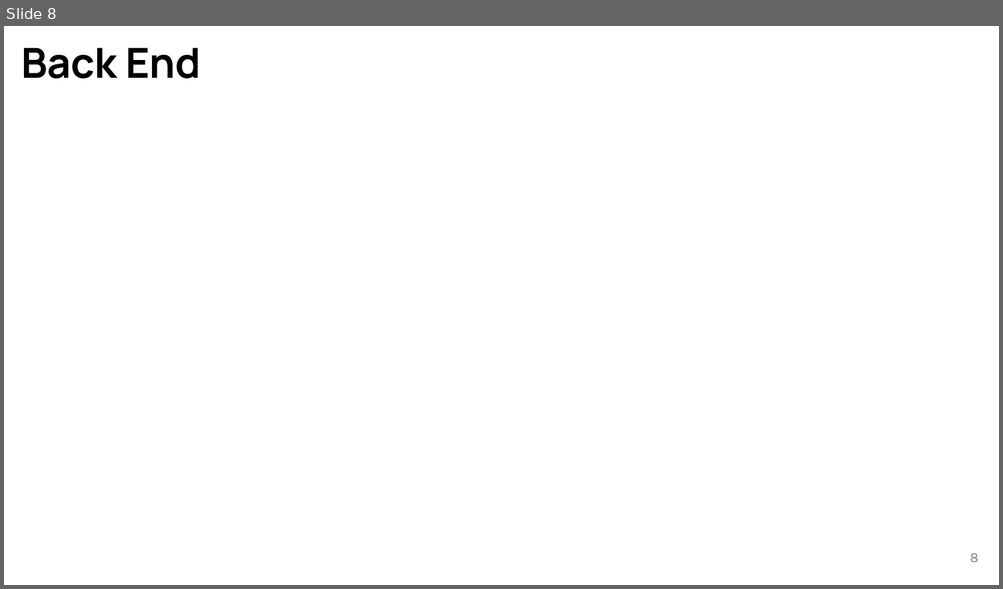
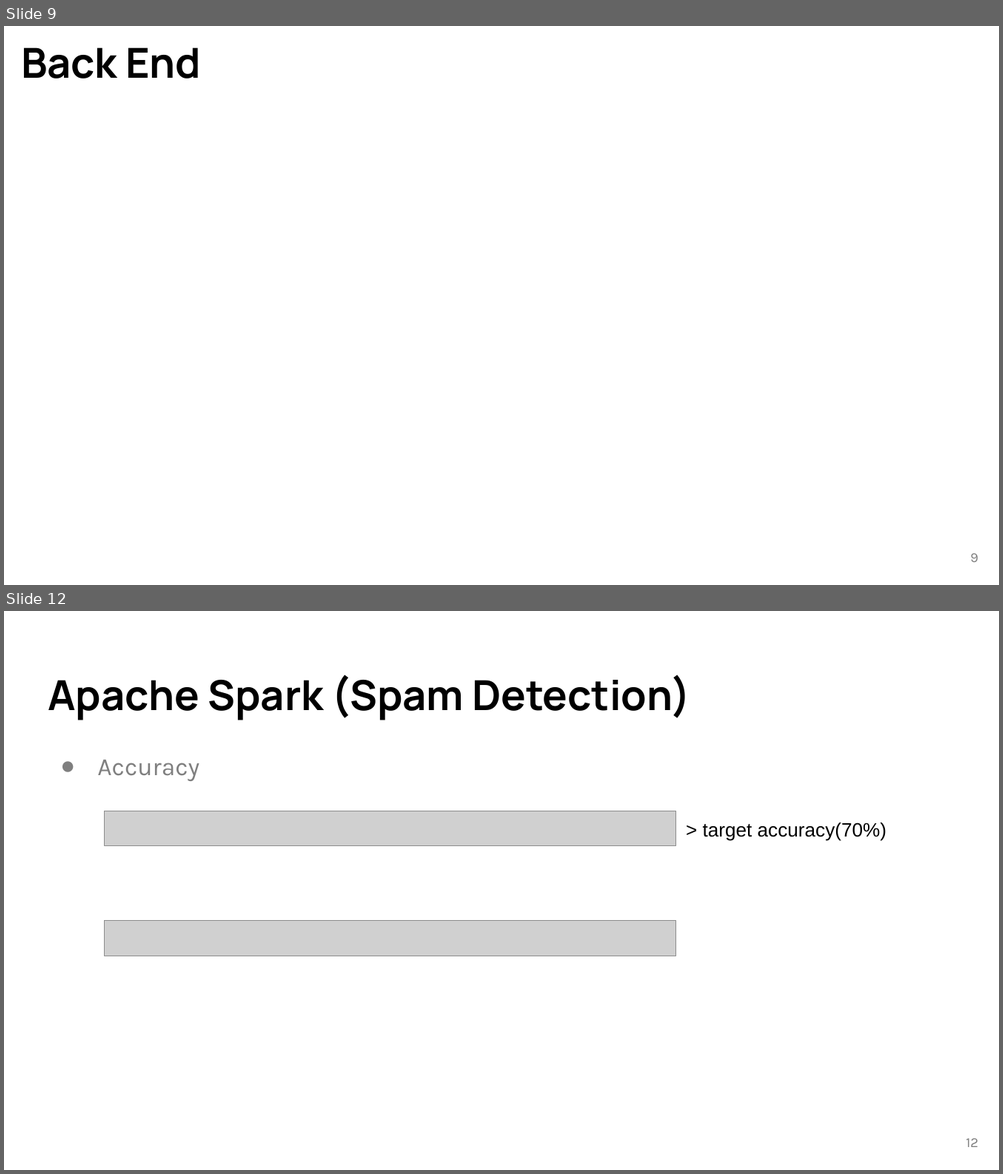
Before and after one commit to jiaminghong/camelcrawler, a slide deck: FinalPresentation.pptx. Shown one above the other, each under a label of ours: slide 8 before the commit, slides 9 and 12 after it; the slides between them are not shown. The pictures are 1003x589 and 1003x1174 pixels, drawn with LibreOffice and Linux fonts; fonts in the diff are those of the drawing; grey boxes stand for pictures; background and template pictures are left out. Boxes give left, top, right and bottom in pixels: in the first picture for what was removed or moved away, otherwise in the second. Text is boxed around its words. In the diff, an @@ line names an element or a change of style, - is before the commit and + after.

```diff
--- a/FinalPresentation.pptx
+++ b/FinalPresentation.pptx
@@ slide 12 added at <box>4,611,999,1170</box>, background #FFFFFF @@
@@ title added at <box>48,675,690,721</box>, 30 pt, text #000000, bold @@
+Apache Spark (Spam Detection)
@@ text added at <box>97,760,199,781</box>, 18 pt, text #7F7F7F @@
+● Accuracy
@@ picture added at <box>105,811,677,846</box> @@
@@ text added at <box>703,823,887,841</box>, 14 pt, text #000000 @@
+> target accuracy(70%)
@@ picture added at <box>105,920,677,956</box> @@
@@ page number added at <box>965,1139,978,1147</box>, 10 pt, text #7F7F7F @@
+12
@@ what was slide 8 is now slide 9 @@
```
Also in this commit, not shown: 4 slides changed, 2 other slides added, 1 slide removed.
